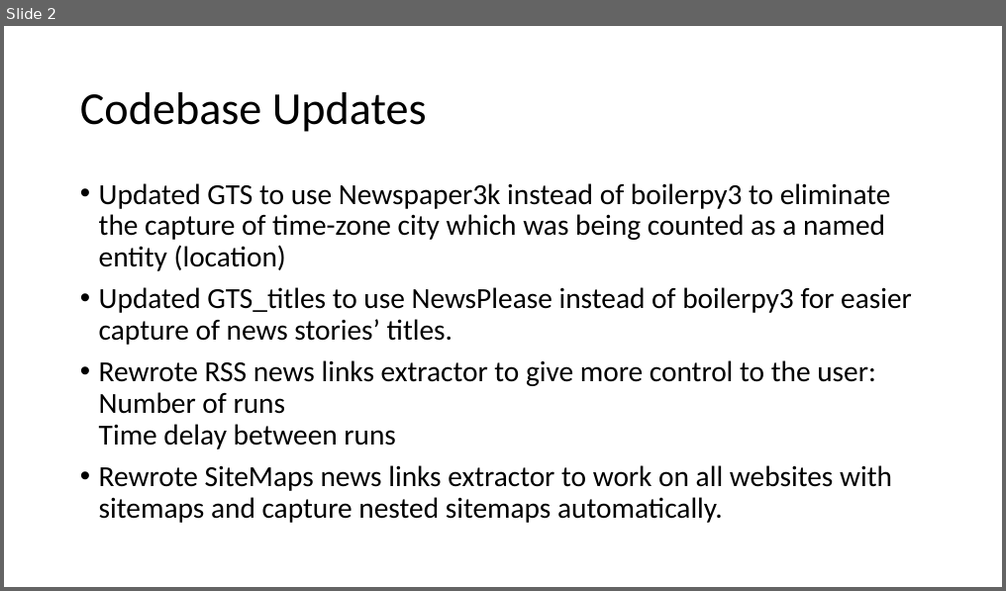
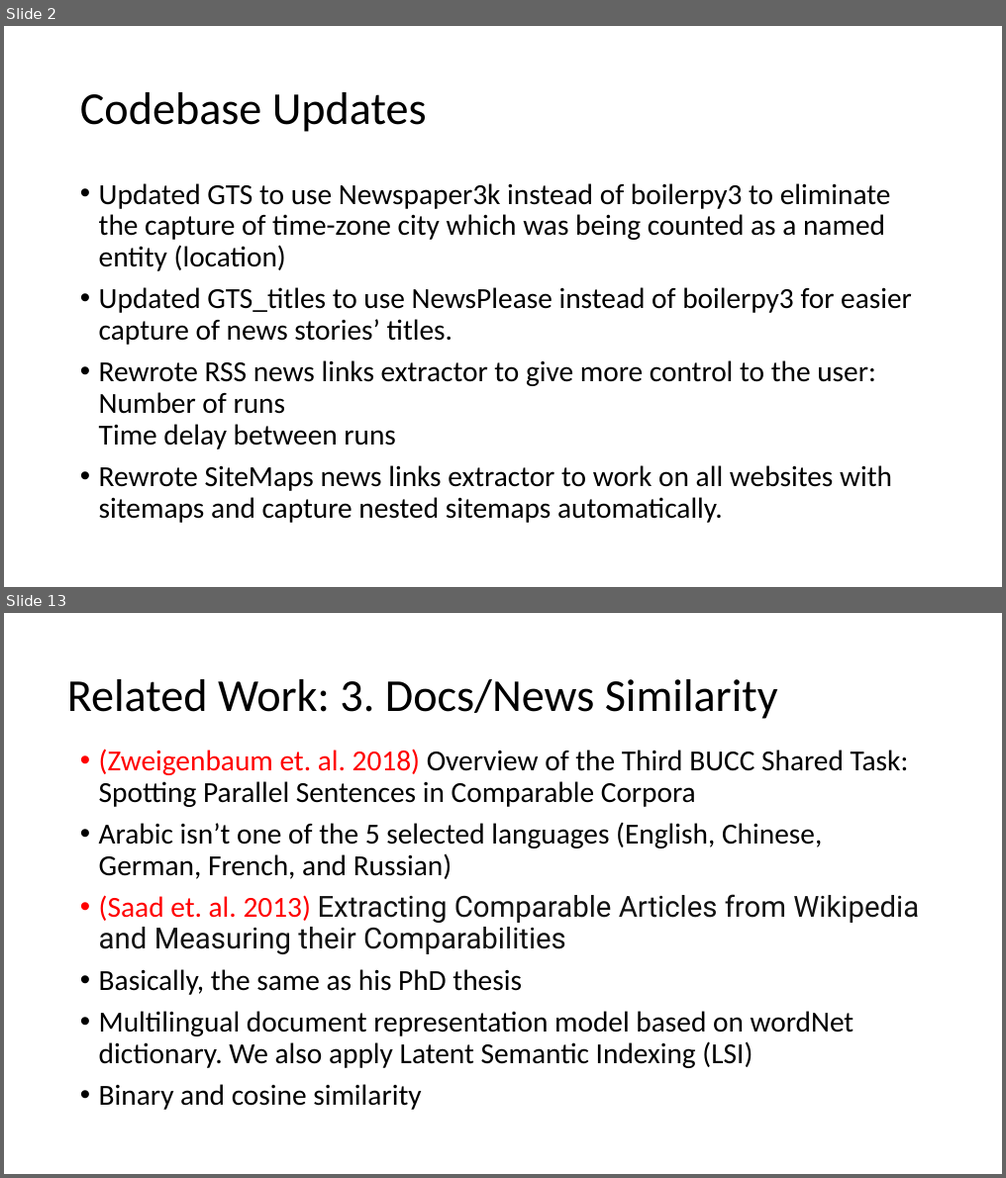
Before and after one commit to HussamHallak/TPDL2022, a slide deck: TPDL 2022 Paper Updates.pptx. Shown one above the other, each under a label of ours: slide 2 before the commit, slides 2 and 13 after it; the slides between them are not shown. The pictures are 1006x591 and 1006x1178 pixels, drawn with LibreOffice and Linux fonts; fonts in the diff are those of the drawing. Boxes give left, top, right and bottom in pixels: in the first picture for what was removed or moved away, otherwise in the second. Text is boxed around its words. In the diff, an @@ line names an element or a change of style, - is before the commit and + after.

```diff
--- a/TPDL 2022 Paper Updates.pptx
+++ b/TPDL 2022 Paper Updates.pptx
@@ slide 13 added at (x1=4, y1=613, x2=1002, y2=1174), background #FFFFFF @@
@@ title added at (x1=67, y1=679, x2=778, y2=719), 44 pt, text #000000 @@
+Related Work: 3. Docs/News Similarity
@@ text added at (x1=99, y1=749, x2=919, y2=1110), 28 pt, text #000000 @@
+• (Zweigenbaum et. al. 2018) Overview of the Third BUCC Shared Task: Spotting Parallel Sentences in Comparable Corpora
+• Arabic isn’t one of the 5 selected languages (English, Chinese, German, French, and Russian)
+• (Saad et. al. 2013) Extracting Comparable Articles from Wikipedia and Measuring their Comparabilities
+• Basically, the same as his PhD thesis
+• Multilingual document representation model based on wordNet dictionary. We also apply Latent Semantic Indexing (LSI)
+• Binary and cosine similarity
```
Also in this commit, not shown: 1 slide changed, 12 other slides added.
